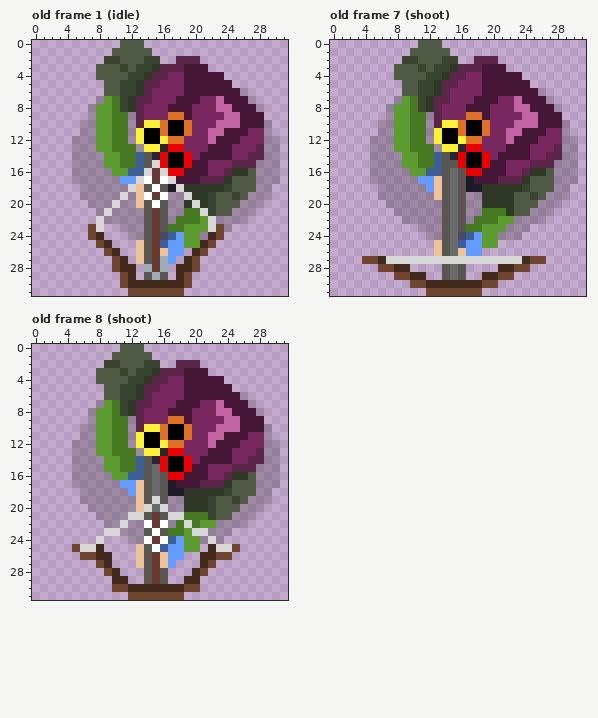
Pixel-art file -- Assets/Sprites/HuntressZinniaSprite.ase. The first picture shows the starting point.
32x32 pixels, 8 frames. Shown: old frame 1 (idle), old frame 7 (shoot), old frame 8 (shoot). The commit also changed other frames, which this record leaves out.
Once edited:
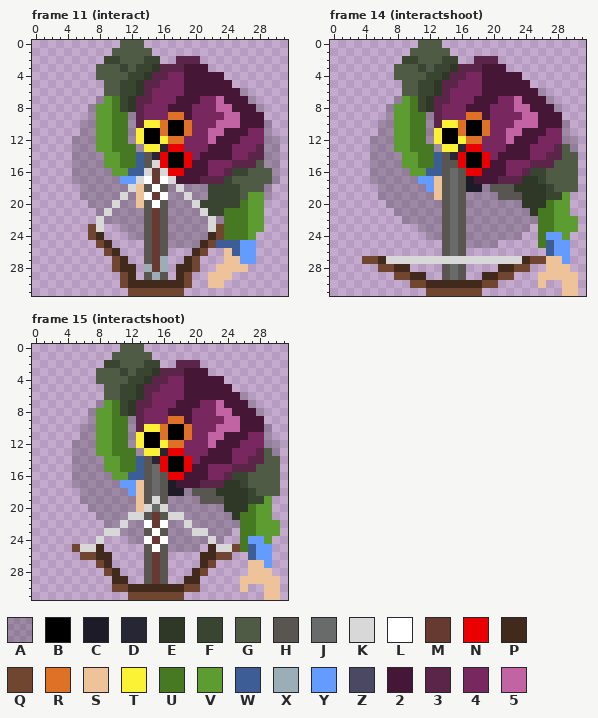
Palette (. is transparent): A #00000032  B #000000  C #1c1b27  D #262634  E #2f3826  F #3a4531  G #4f5b44  H #595652  J #696a6a  K #d8d8d8  L #ffffff  M #663931  N #ea0000  P #41291c  Q #704631  R #df7126  S #eec39a  T #fbf236  U #467922  V #5d9c31  W #3d5d97  X #9badb7  Y #639bff  Z #4a4863  2 #451636  3 #5b2549  4 #79285f  5 #c263a4
A new or re-ordered frame is compared with the old frame closest to it.
Diff:
frames 8 -> 15
Changed rows in their new state; - is an unchanged pixel.
Frame 11 (interact) is new; against old frame 1 (idle):
first column x 13:
15 ---------------G-
16 ------------FF-GG
17 -----------F---GG
18 ----A-AAAFF-F--G-
19 -------AA-FF--VV-
20 ------A-F-FFFUVV-
21 ------AA--FUUUVV-
22 -----AAAA--UUUVV-
23 ----AAAAA--UUUVV-
24 ---HAAAA---UUUV--
25 .--HAAAA--WWWYY--
26 .--H..-----SWYY--
27 .---.------SSYY--
28 ----------SSSS---
29 ---------SSS-----
30 ---------SS------
Frame 14 (interactshoot) is new; against old frame 7 (shoot), layers "Arrow", "Arms+Hands":
first column x 13:
13 ----------------G-
14 ----------------GG
15 ---------------GGG
16 ------------FF-GGG
17 ------------EF-GGG
18 ------AHHH-EEEFGGG
19 ------AAHHHEEEFFV-
20 ------AAAAAEEEUVV-
21 ------AAAAAAEUUVV-
22 -----AAAAA---UUVVV
23 ----AAAAA----UUVVV
24 ---HAAAA-----UYYV-
25 .--HAAAA-----UWYY-
26 .--H..--------WYY-
27 --------------SSY-
28 --------------SSS-
29 -------------SSSSS
30 -------------S--SS
31 ----------------SS
Frame 15 (interactshoot) is new; against old frame 8 (shoot), layer "Arms+Hands":
first column x 13:
13 ----------------G-
14 ----------------GG
15 ---------------GGG
16 ------------FF-GGG
17 ------------EF-GGG
18 ------AHHH-EEEFGGG
19 ------AAHHHEEEFFV-
20 ------AAAAAEEEUVV-
21 ------AAAAAAEUUVV-
22 -----A-AAA---UUVVV
23 ----AAA------UUVVV
24 ----AAAA-----UYYV-
25 .--HAAAA-----UWYY-
26 .--H..--------WYY-
27 .--H.---------SSY-
28 --------------SSS-
29 -------------SSSSS
30 -------------S--SS
31 ----------------SS
Pixel boxes of the changes (left, top, right, bottom) in both pictures:
changed: (136, 160, 272, 288)
changed: (434, 144, 578, 296)
changed: (136, 448, 280, 600)
